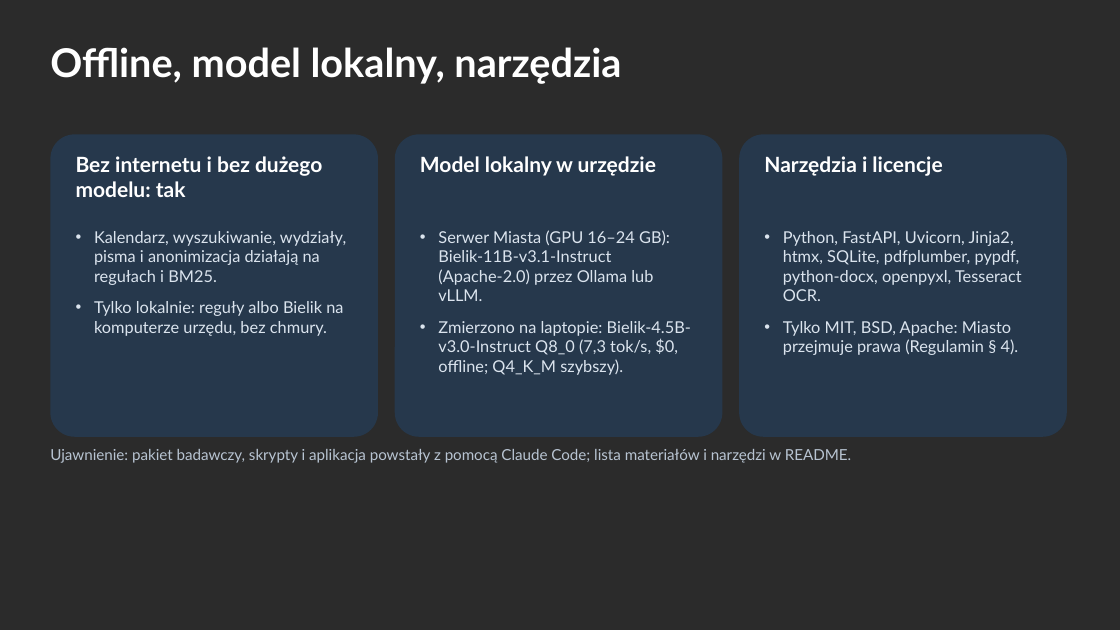
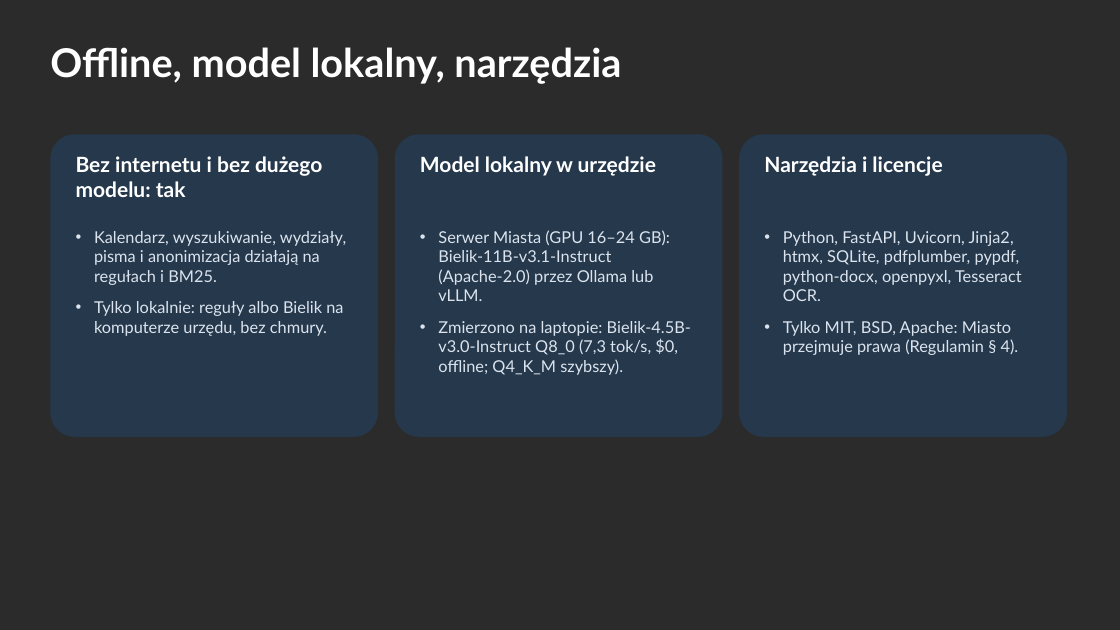
Before and after one commit to raniszewski-robert/inteligentny-asystent-urzednika, a slide deck: slide 10 of docs/deck/deck.pptx. Drawn at 1120x630 pixels with LibreOffice and Linux fonts; fonts in the diff are those of the drawing; background and template pictures are left out; a plain dark background stands for a picture behind light text. Boxes give left, top, right and bottom in pixels: in the first picture for what was removed or moved away, otherwise in the second. Text is boxed around its words. In the diff, an @@ line names an element or a change of style, - is before the commit and + after.

```diff
--- a/docs/deck/deck.pptx
+++ b/docs/deck/deck.pptx
@@ text removed at <box>50,449,851,463</box> @@
-Ujawnienie: pakiet badawczy, skrypty i aplikacja powstały z pomocą Claude Code; lista materiałów i narzędzi w README.
```
Also in this commit, not shown: 43 other files.
